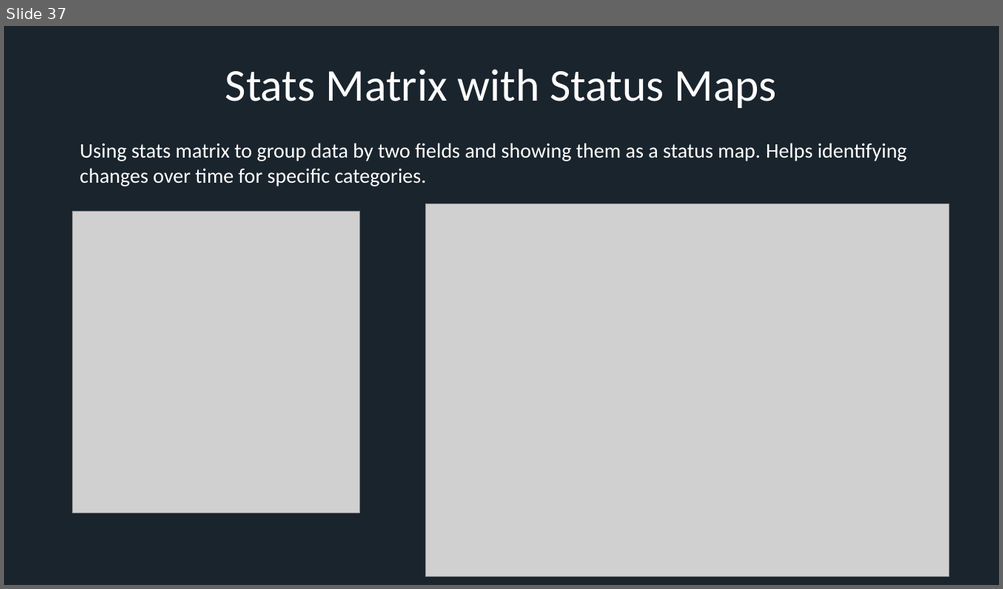
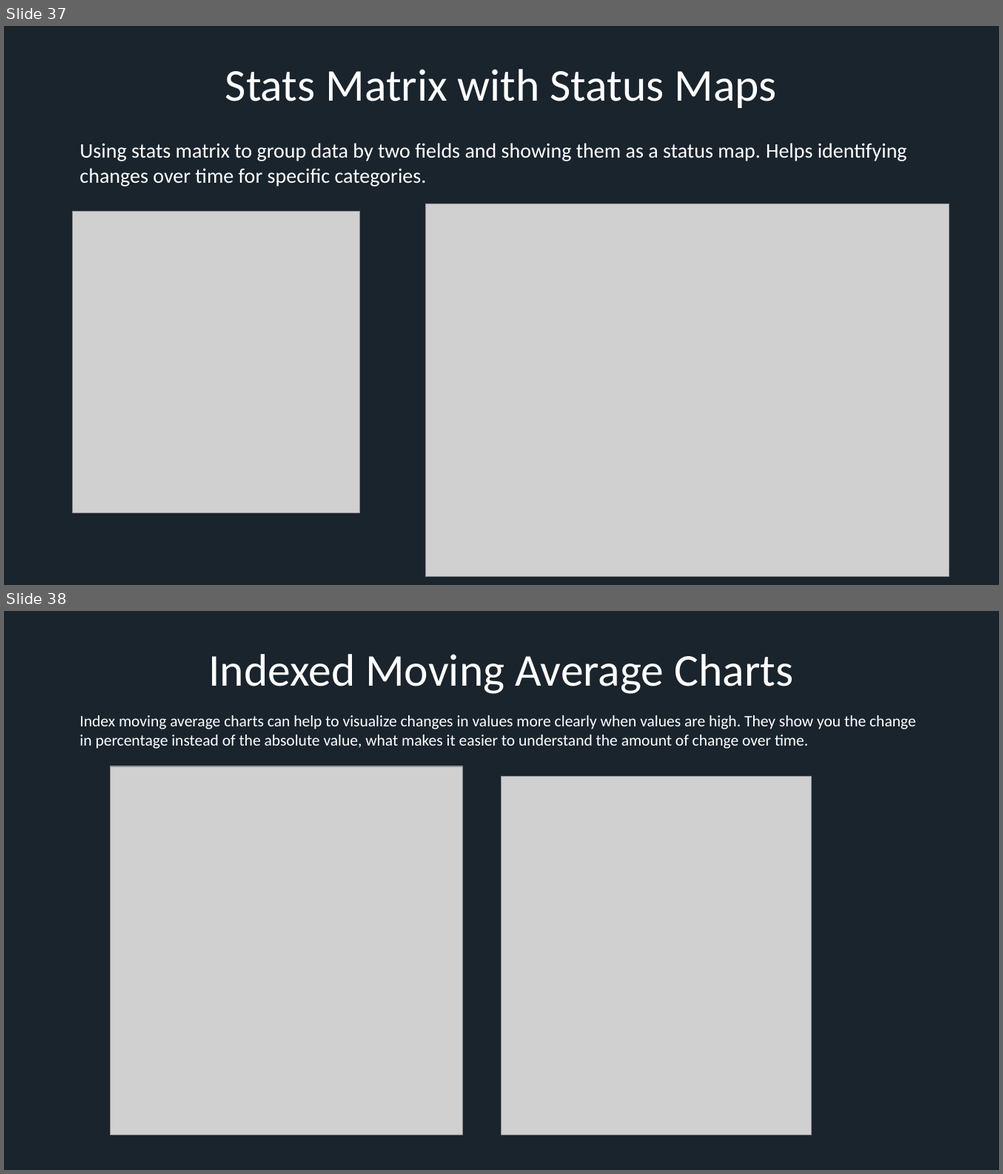
Before and after one commit to xresch/EngineeredMonitoringPlatform, a slide deck: EngineeredMonitoringPlatform/docs/EMP_PresentationSlides.pptx. Shown one above the other, each under a label of ours: slide 37 before the commit, slides 37 and 38 after it. The pictures are 1003x589 and 1003x1174 pixels, drawn with LibreOffice and Linux fonts; fonts in the diff are those of the drawing; grey boxes stand for pictures. Boxes give left, top, right and bottom in pixels: in the first picture for what was removed or moved away, otherwise in the second. Text is boxed around its words. In the diff, an @@ line names an element or a change of style, - is before the commit and + after.

Commit message:
adding example of indexed moving average chart

```diff
--- a/EngineeredMonitoringPlatform/docs/EMP_PresentationSlides.pptx
+++ b/EngineeredMonitoringPlatform/docs/EMP_PresentationSlides.pptx
@@ slide 38 added at (4,611,999,1170), background #1A242D @@
@@ title added at (209,654,793,694), 44 pt, text #FFFFFF @@
+Indexed Moving Average Charts
@@ text added at (79,715,916,749), 15.4 pt, text #FFFFFF @@
+Index moving average charts can help to visualize changes in values more clearly when values are high. They show you the change in percentage instead of the absolute value, what makes it easier to understand the amount of change over time.
@@ picture added at (111,766,463,1135) @@
@@ picture added at (502,777,811,1136) @@
```
